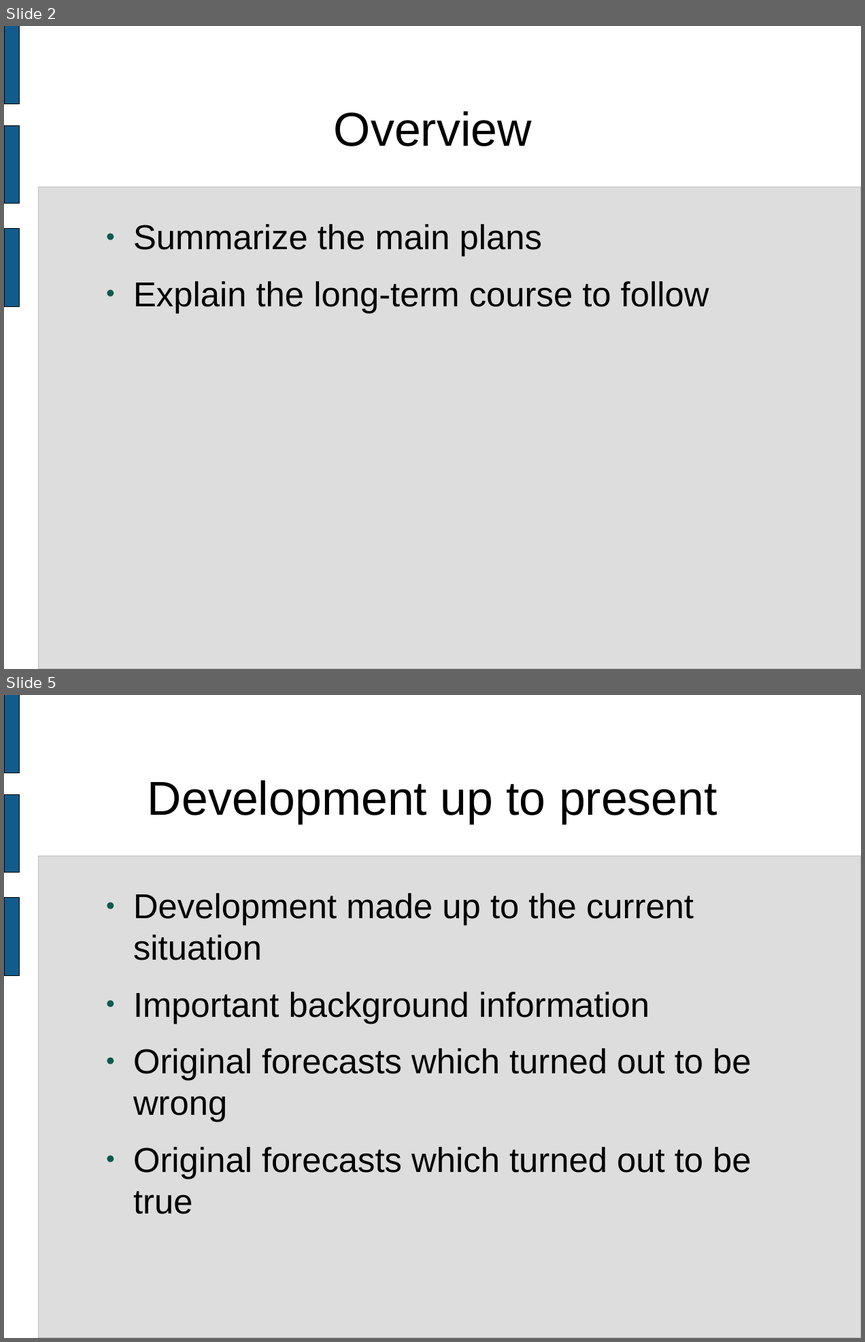
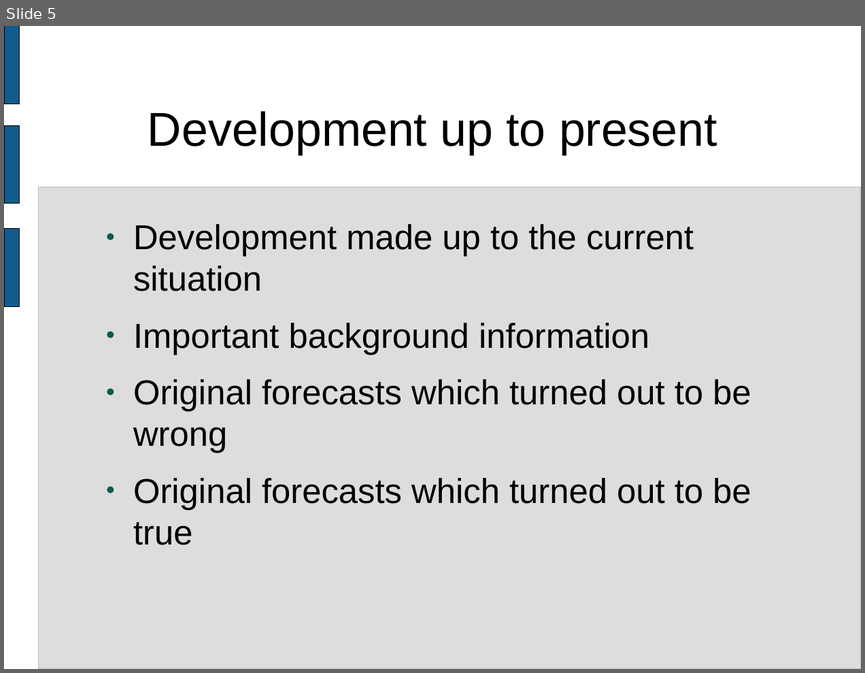
Before and after one commit to wgrand08/tether, a slide deck: trunk/schoolwork/objectives_of_project.odp. Shown one above the other, each under a label of ours: slides 2 and 5 before the commit, slide 5 after it; the slides between them are not shown. The pictures are 865x1342 and 865x673 pixels, drawn with LibreOffice and Linux fonts; fonts in the diff are those of the drawing. Boxes give left, top, right and bottom in pixels: in the first picture for what was removed or moved away, otherwise in the second. Text is boxed around its words. In the diff, an @@ line names an element or a change of style, - is before the commit and + after.

```diff
--- a/trunk/schoolwork/objectives_of_project.odp
+++ b/trunk/schoolwork/objectives_of_project.odp
@@ slide 2 removed at [4, 26, 861, 669], background #FFFFFF; not listed: 4 template elements that a slide beside it also shows @@
@@ title removed at [334, 111, 532, 146] @@
-Overview
@@ text removed at [133, 224, 709, 313] @@
-● Summarize the main plans
-● Explain the long-term course to follow
```
Also in this commit, not shown: 1 slide changed, 3 slides added, 2 other slides removed.
